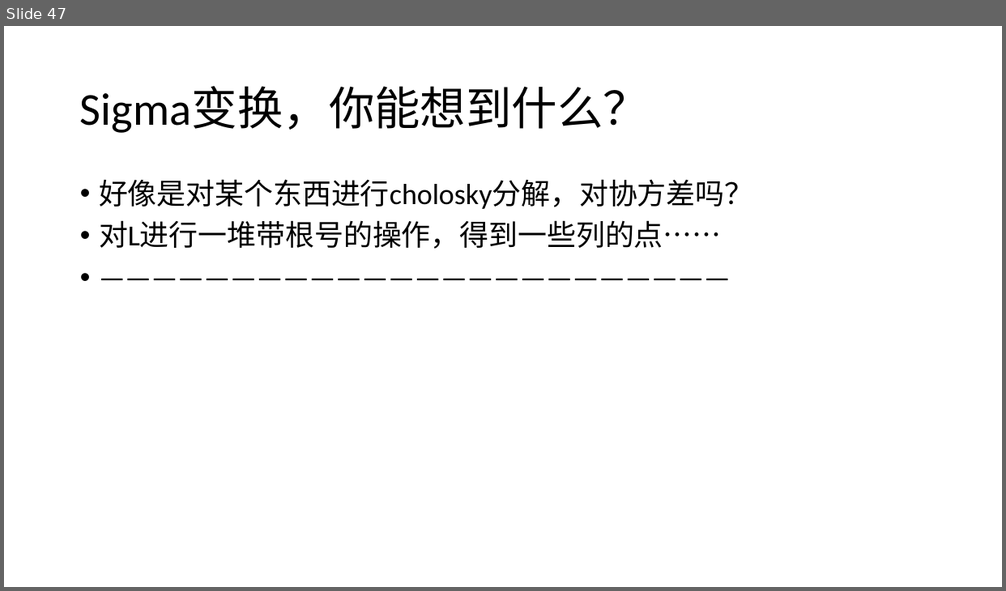
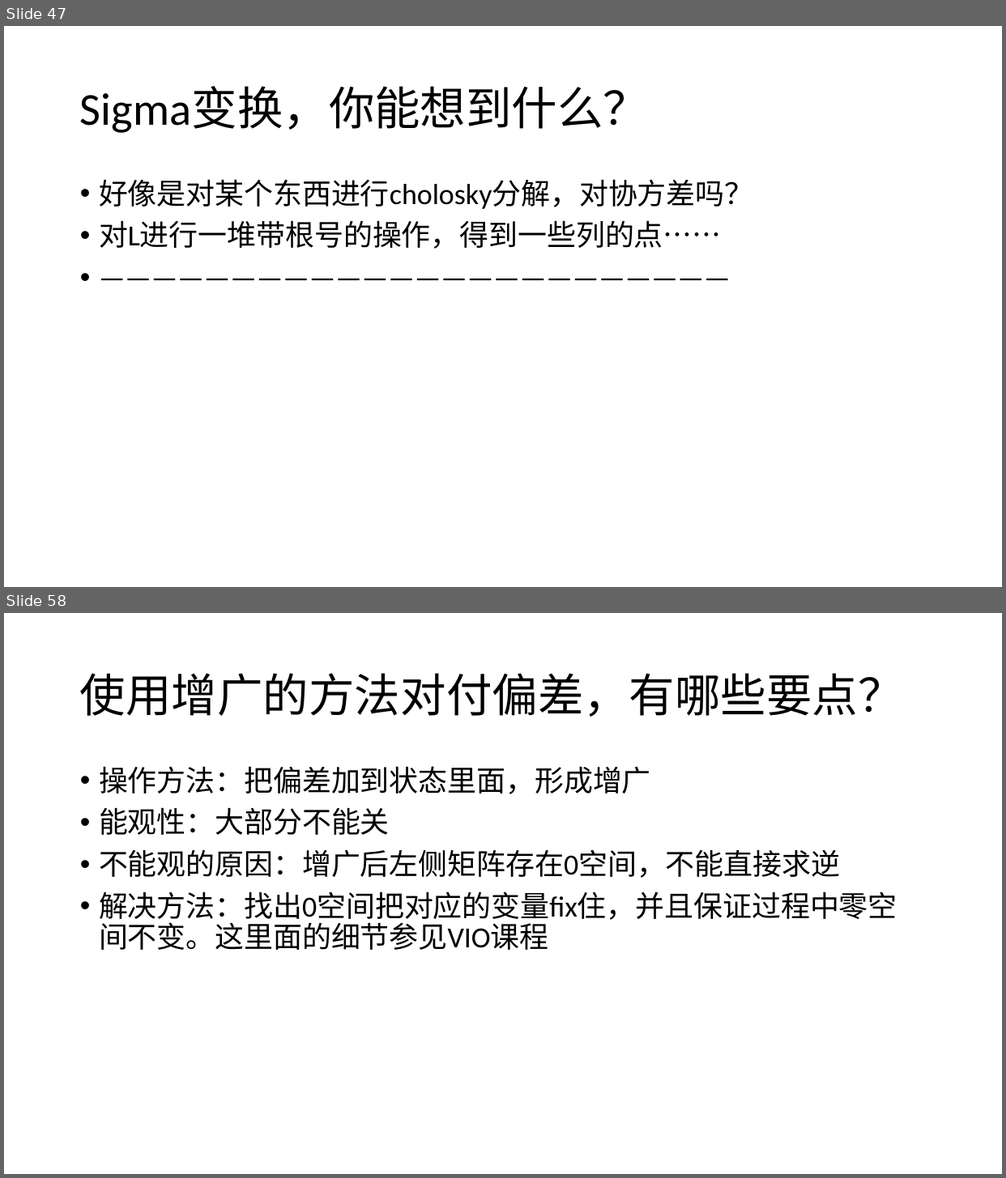
Before and after one commit to CR7dongfeng/State-Estimation, a slide deck: 问题检索清单.pptx. Shown one above the other, each under a label of ours: slide 47 before the commit, slides 47 and 58 after it; the slides between them are not shown. The pictures are 1006x591 and 1006x1178 pixels, drawn with LibreOffice and Linux fonts; fonts in the diff are those of the drawing. Boxes give left, top, right and bottom in pixels: in the first picture for what was removed or moved away, otherwise in the second. Text is boxed around its words. In the diff, an @@ line names an element or a change of style, - is before the commit and + after.

```diff
--- a/问题检索清单.pptx
+++ b/问题检索清单.pptx
@@ slide 58 added at [4, 613, 1002, 1174], background #FFFFFF @@
@@ title added at [80, 673, 904, 717], 44 pt, text #000000 @@
+使用增广的方法对付偏差，有哪些要点？
@@ text added at [99, 766, 897, 950], 28 pt, text #000000 @@
+• 操作方法：把偏差加到状态里面，形成增广
+• 能观性：大部分不能关
+• 不能观的原因：增广后左侧矩阵存在0空间，不能直接求逆
+• 解决方法：找出0空间把对应的变量fix住，并且保证过程中零空间不变。这里面的细节参见VIO课程
```
Also in this commit, not shown: 4 slides changed, 13 other slides added, 1 slide removed.
